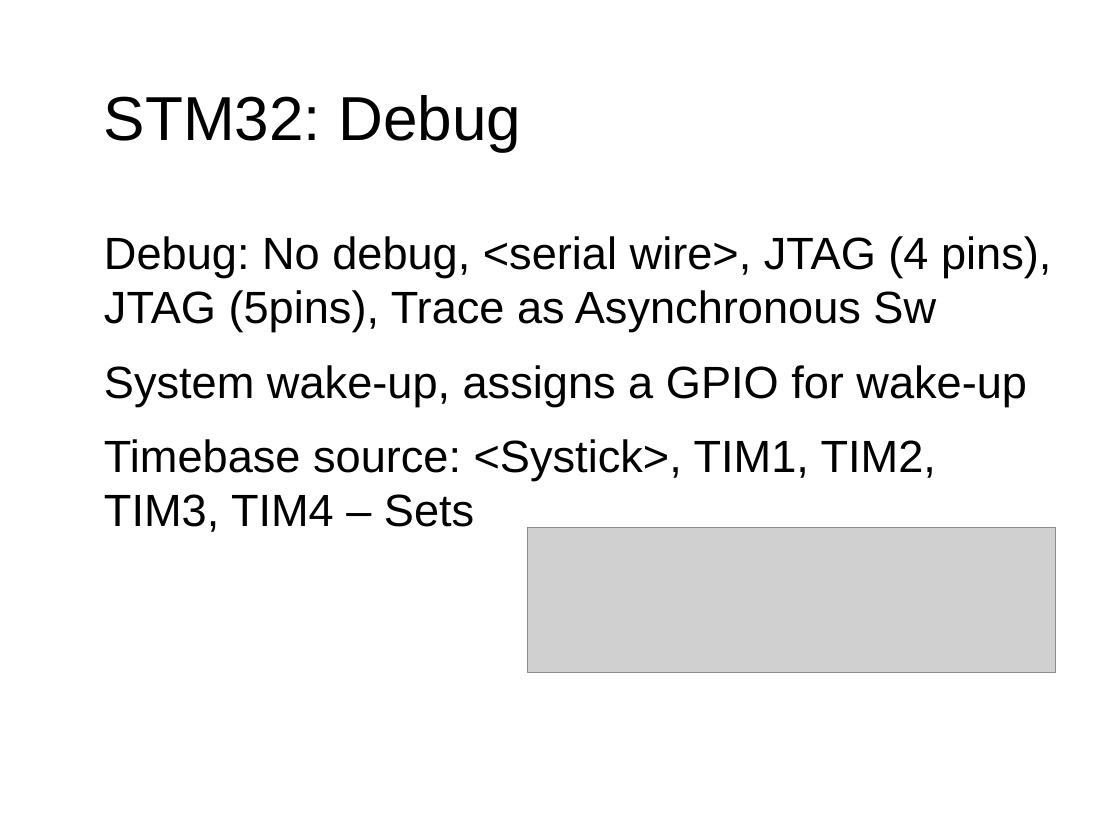
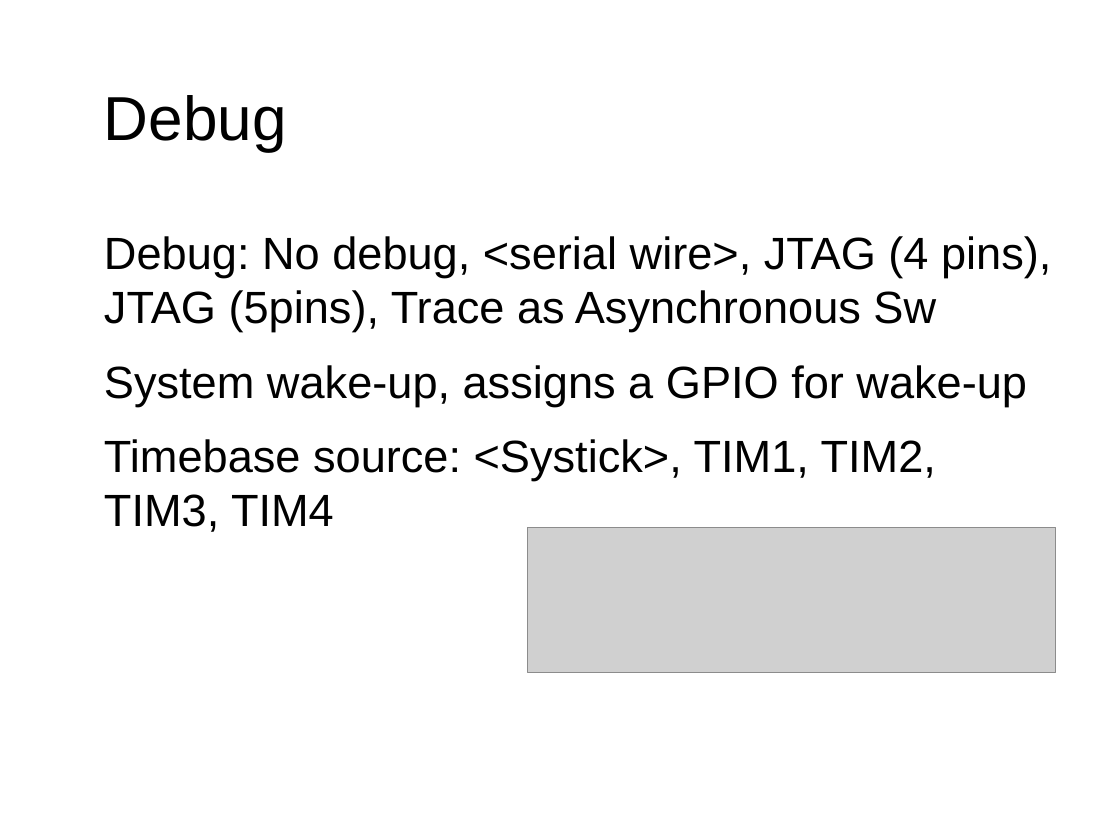
Before and after one commit to exclude-stm32course/Project-1, a slide deck: slide 8 of Docs/lecture.odp. Drawn at 1120x840 pixels with LibreOffice and Linux fonts; fonts in the diff are those of the drawing; grey boxes stand for pictures; background and template pictures are left out. Boxes give left, top, right and bottom in pixels: in the first picture for what was removed or moved away, otherwise in the second. Text is boxed around its words. In the diff, an @@ line names an element or a change of style, - is before the commit and + after.

```diff
--- a/Docs/lecture.odp
+++ b/Docs/lecture.odp
@@ title at <box>104,95,287,151</box>: text changed @@
-● STM32: Debug
+● Debug
@@ text at <box>104,439,936,532</box>: text changed @@
-● Timebase source: <Systick>, TIM1, TIM2, TIM3, TIM4 – Sets
+● Timebase source: <Systick>, TIM1, TIM2, TIM3, TIM4
```
Also in this commit, not shown: 9 other slides changed, 1 slide added, 26 other files.
